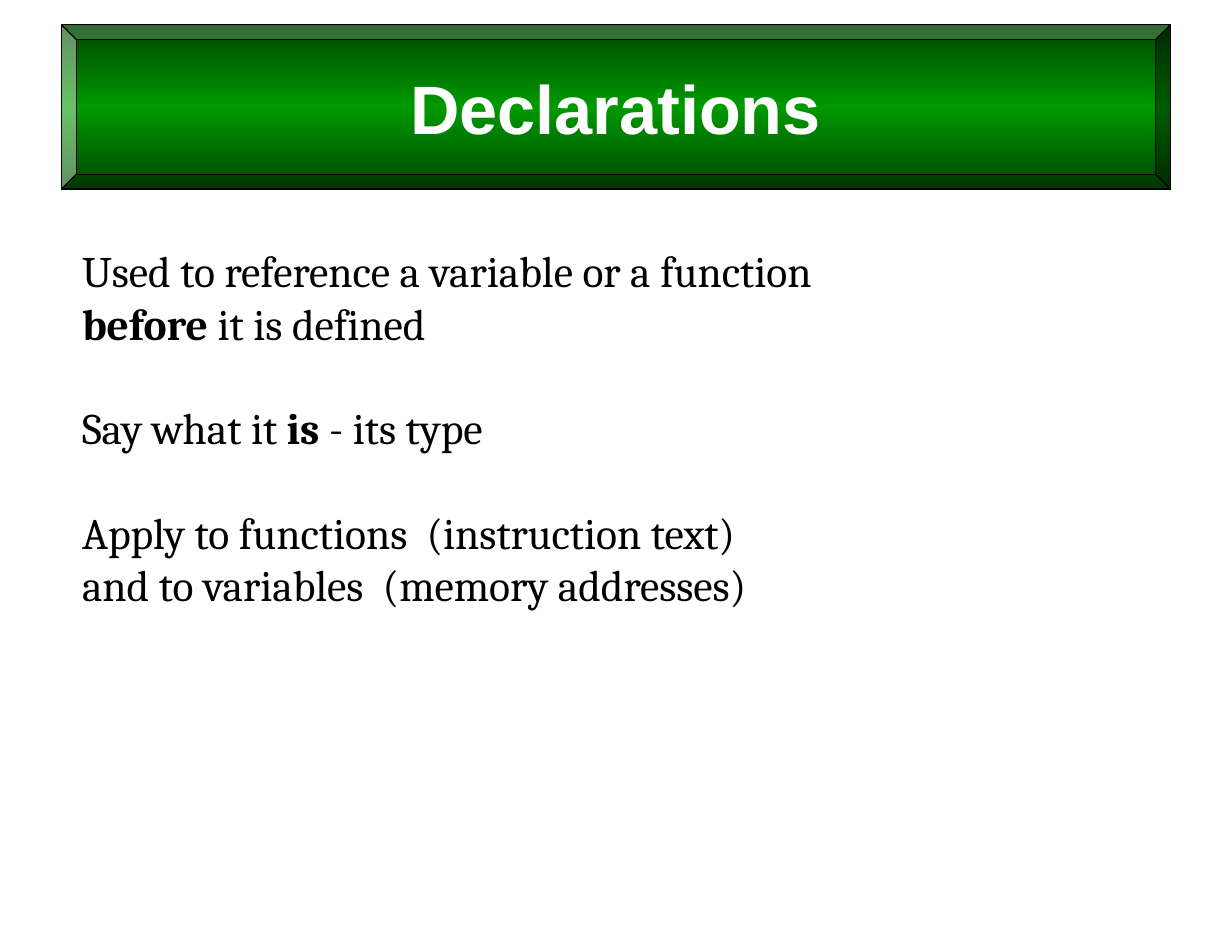
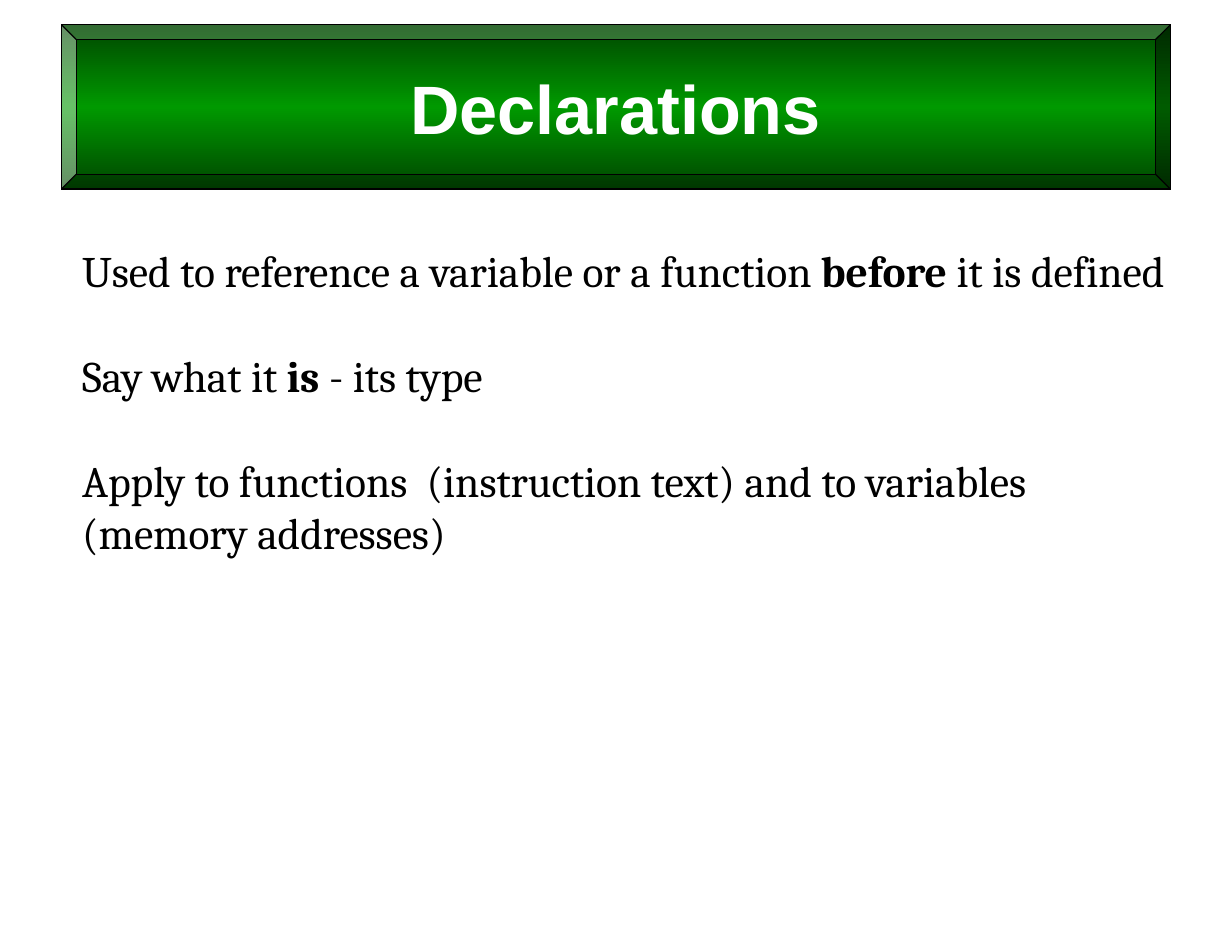
Before and after one commit to billswartz7/IntroToProgramming, a slide deck: slide 38 of Slides/L10_Scope-and-Persistence.pptx (slide 33 before the commit). Drawn at 1232x952 pixels with LibreOffice and Linux fonts; fonts in the diff are those of the drawing. Boxes give left, top, right and bottom in pixels: in the first picture for what was removed or moved away, otherwise in the second. Text is boxed around its words. In the diff, an @@ line names an element or a change of style, - is before the commit and + after.

```diff
--- a/Slides/L10_Scope-and-Persistence.pptx
+++ b/Slides/L10_Scope-and-Persistence.pptx
@@ text at (82, 256, 1165, 288): text changed @@
-Used to reference a variable or a function
-before it is defined
+Used to reference a variable or a function before it is defined
@@ text at (82, 466, 1026, 559): text changed @@
-Apply to functions (instruction text)
-and to variables (memory addresses)
+Apply to functions (instruction text) and to variables (memory addresses)
```
Also in this commit, not shown: 44 other slides changed, 6 slides added, 13 other files.
